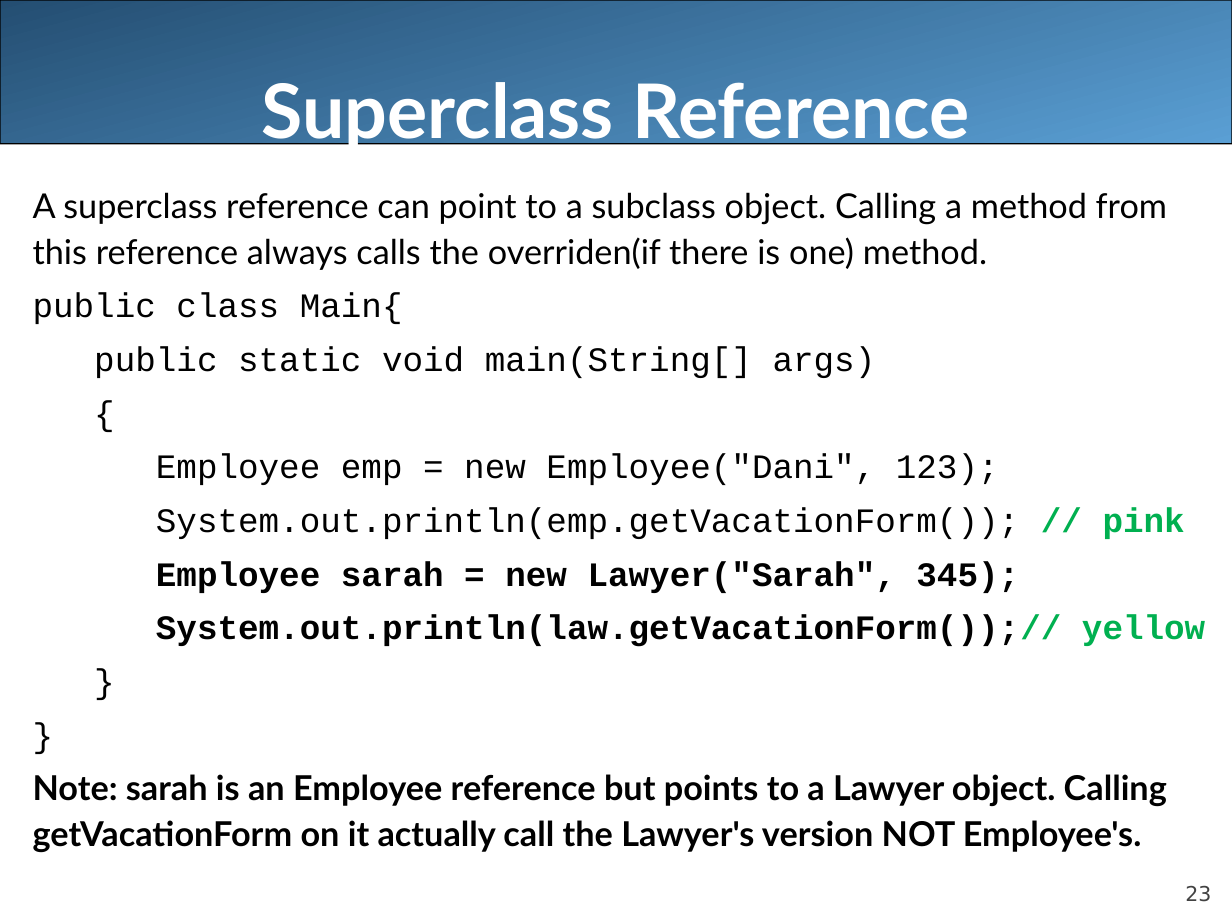
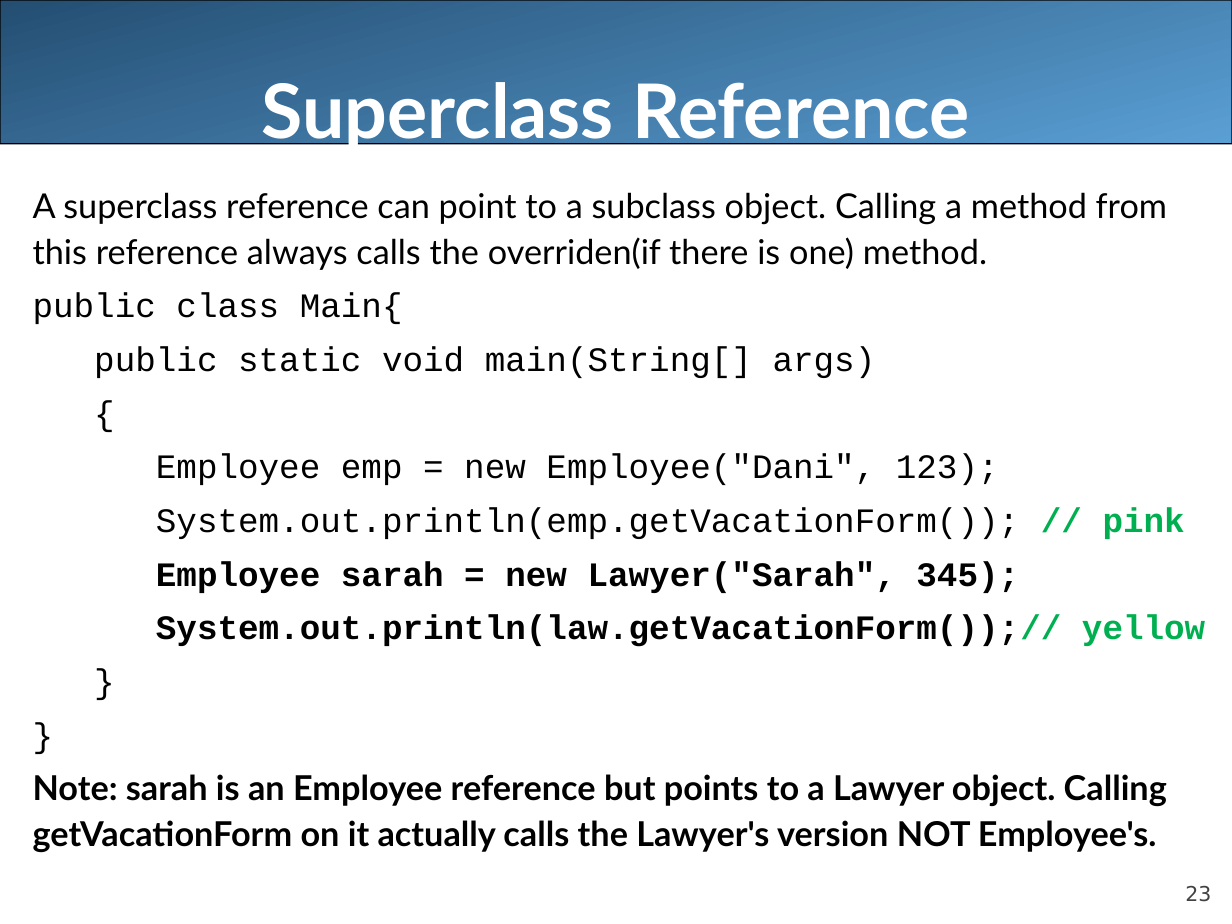
Before and after one commit to LongBaoNguyen/longbaonguyen.github.io, a slide deck: slide 23 of courses/apcsa/lecture21.ppt. Drawn at 1232x924 pixels with LibreOffice and Linux fonts; fonts in the diff are those of the drawing. Boxes give left, top, right and bottom in pixels: in the first picture for what was removed or moved away, otherwise in the second. Text is boxed around its words. In the diff, an @@ line names an element or a change of style, - is before the commit and + after.

```diff
--- a/courses/apcsa/lecture21.ppt
+++ b/courses/apcsa/lecture21.ppt
@@ text at (33, 774, 1167, 852): text changed @@
-Note: sarah is an Employee reference but points to a Lawyer object. Calling getVacationForm on it actually call the Lawyer's version NOT Employee's.
+Note: sarah is an Employee reference but points to a Lawyer object. Calling getVacationForm on it actually calls the Lawyer's version NOT Employee's.
```
Also in this commit, not shown: 1 other slide changed, 23 other files.
